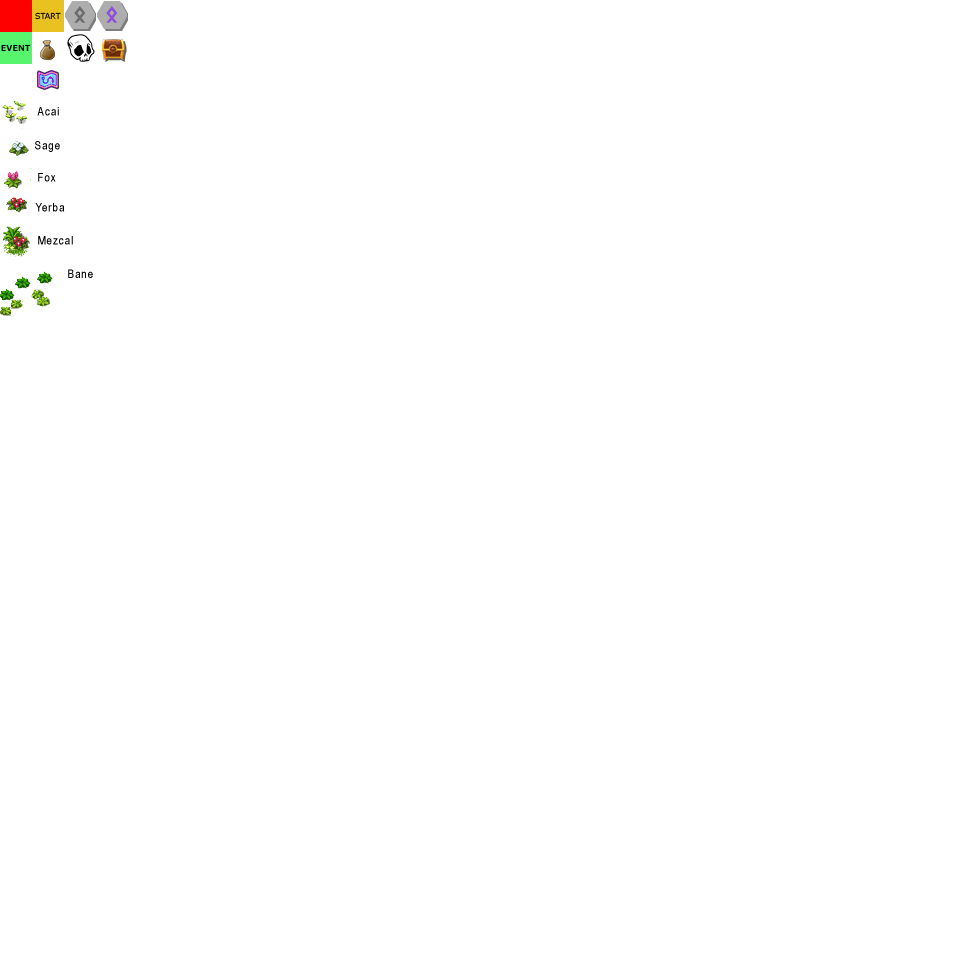
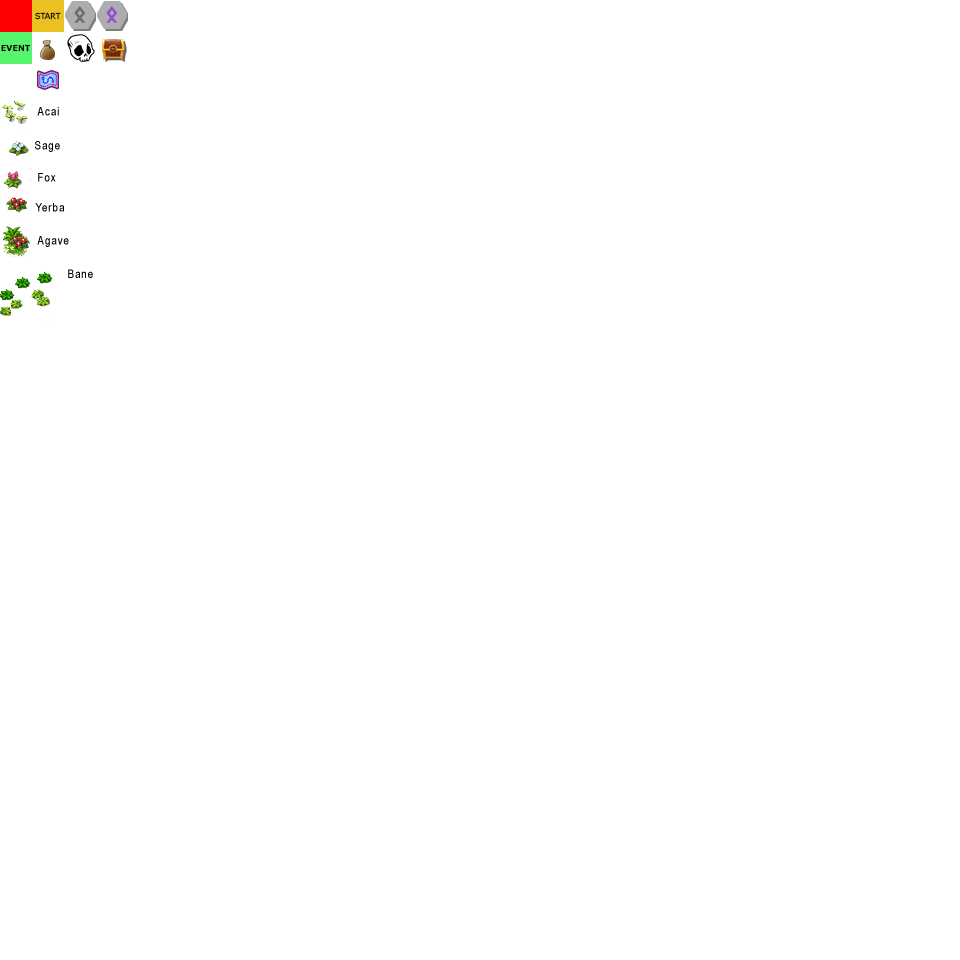
Layered file, before and after one edit (960px x 960px). Changes by layer:
renamed "Mezcal" to "Agave", painted on it over [37, 236, 73, 247]
